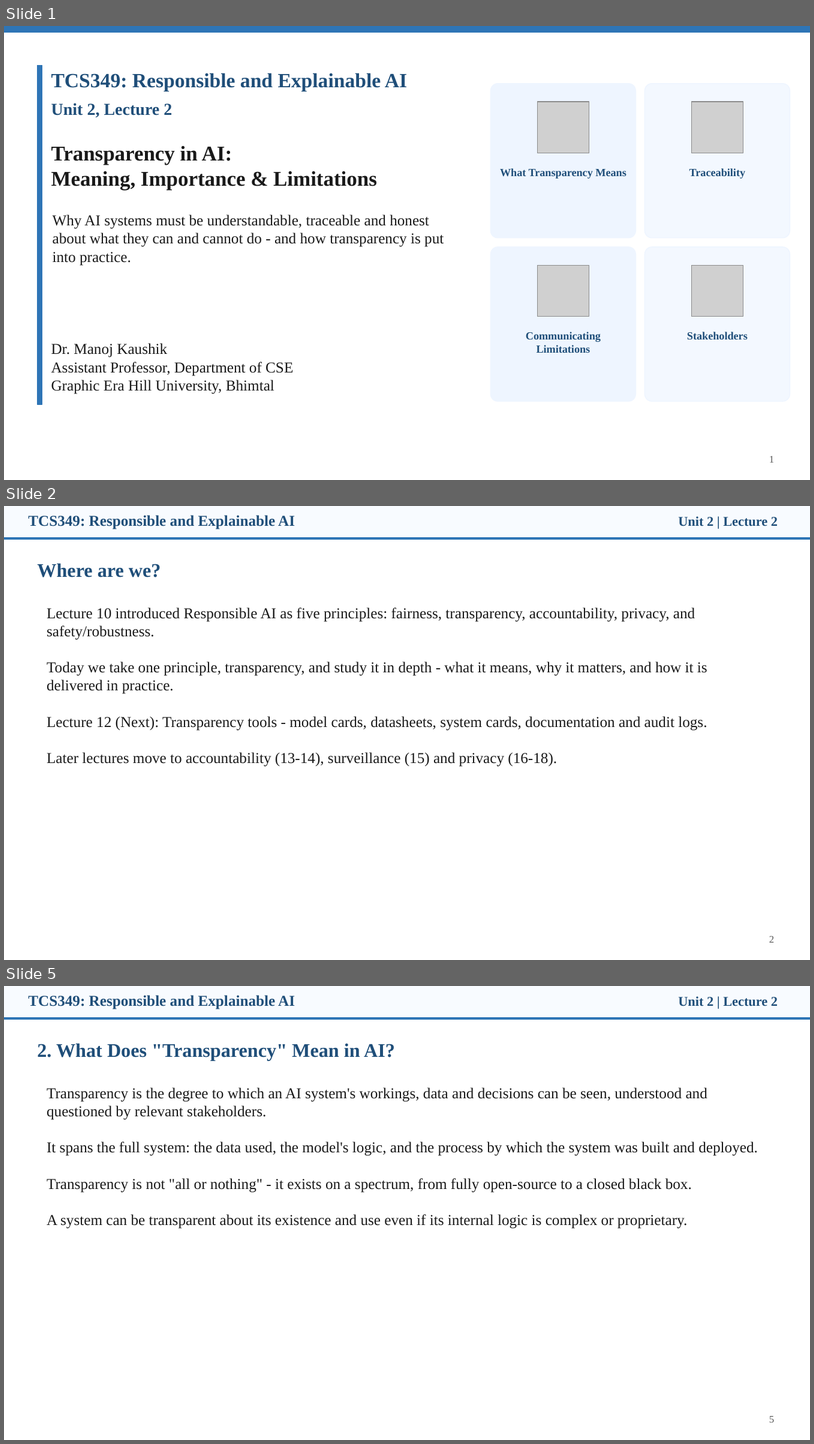
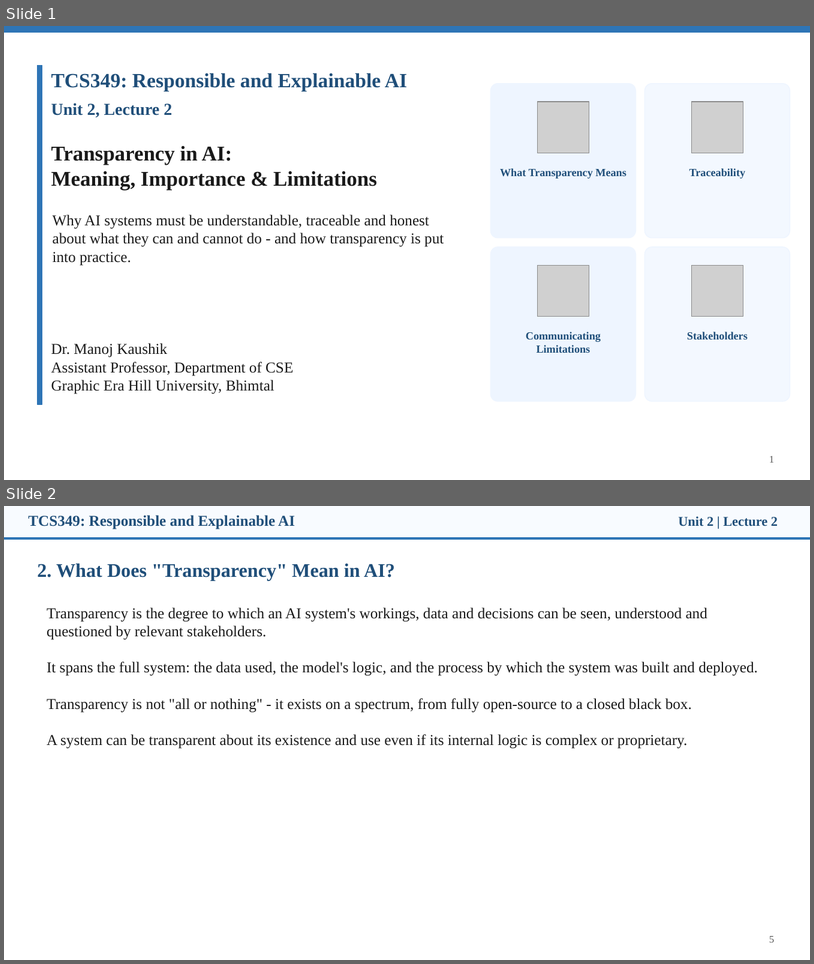
Before and after one commit to manojkaushik/manojkaushik.github.io, a slide deck: assets/TCS349/Unit-2/Lecture2_Transparency_in_AI.pptx. Shown one above the other, each under a label of ours: slides 1, 2 and 5 before the commit, slides 1 and 2 after it; the slides between them are not shown. The pictures are 814x1444 and 814x964 pixels, drawn with LibreOffice and Linux fonts; fonts in the diff are those of the drawing; grey boxes stand for pictures. Boxes give left, top, right and bottom in pixels: in the first picture for what was removed or moved away, otherwise in the second. Text is boxed around its words. In the diff, an @@ line names an element or a change of style, - is before the commit and + after.

```diff
--- a/assets/TCS349/Unit-2/Lecture2_Transparency_in_AI.pptx
+++ b/assets/TCS349/Unit-2/Lecture2_Transparency_in_AI.pptx
@@ slide 2 removed at bbox=[4, 506, 810, 960], background #FFFFFF @@
@@ rectangle removed at bbox=[4, 506, 810, 539] @@
@@ text removed at bbox=[28, 515, 295, 529] @@
-TCS349: Responsible and Explainable AI
@@ text removed at bbox=[678, 516, 778, 526] @@
-Unit 2 | Lecture 2
@@ rectangle removed at bbox=[4, 537, 810, 539] @@
@@ text removed at bbox=[37, 563, 161, 577] @@
-Where are we?
@@ text removed at bbox=[47, 607, 708, 766] @@
-Lecture 10 introduced Responsible AI as five principles: fairness, transparency, accountability, privacy, and safety/robustness.
-Today we take one principle, transparency, and study it in depth - what it means, why it matters, and how it is delivered in practice.
-Lecture 12 (Next): Transparency tools - model cards, datasheets, system cards, documentation and audit logs.
-Later lectures move to accountability (13-14), surveillance (15) and privacy (16-18).
@@ text removed at bbox=[770, 936, 774, 942] @@
-2
@@ what was slide 5 is now slide 2 @@
```
Also in this commit, not shown: 4 other slides removed, 15 other files.
